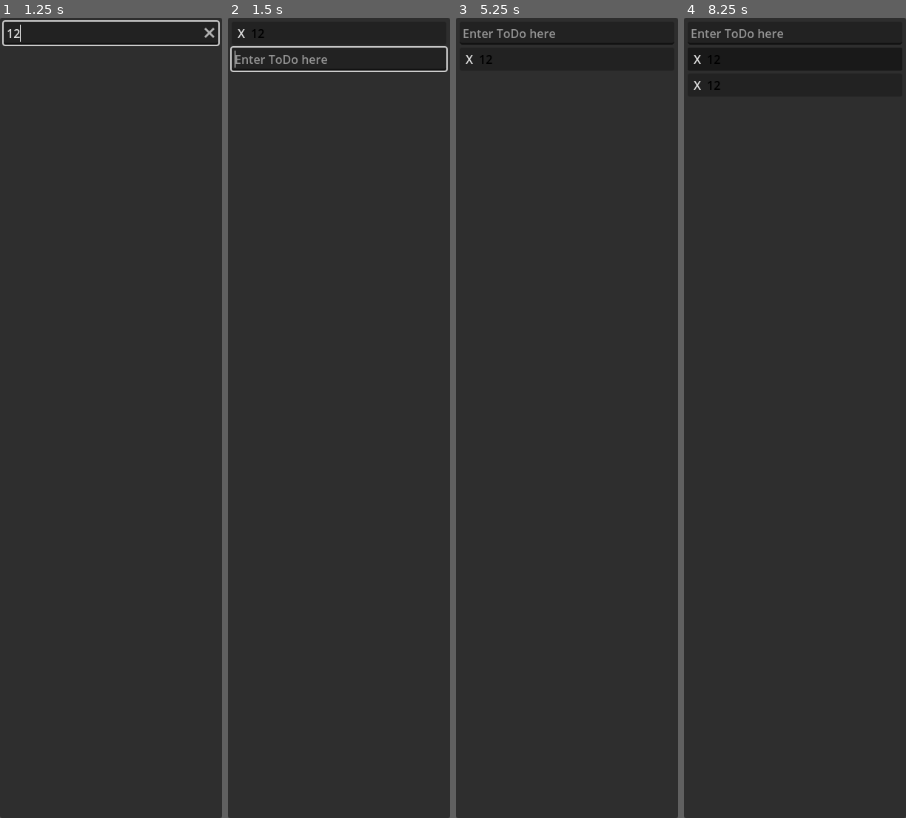
Above: before the commit, frames 1-4 (left to right).
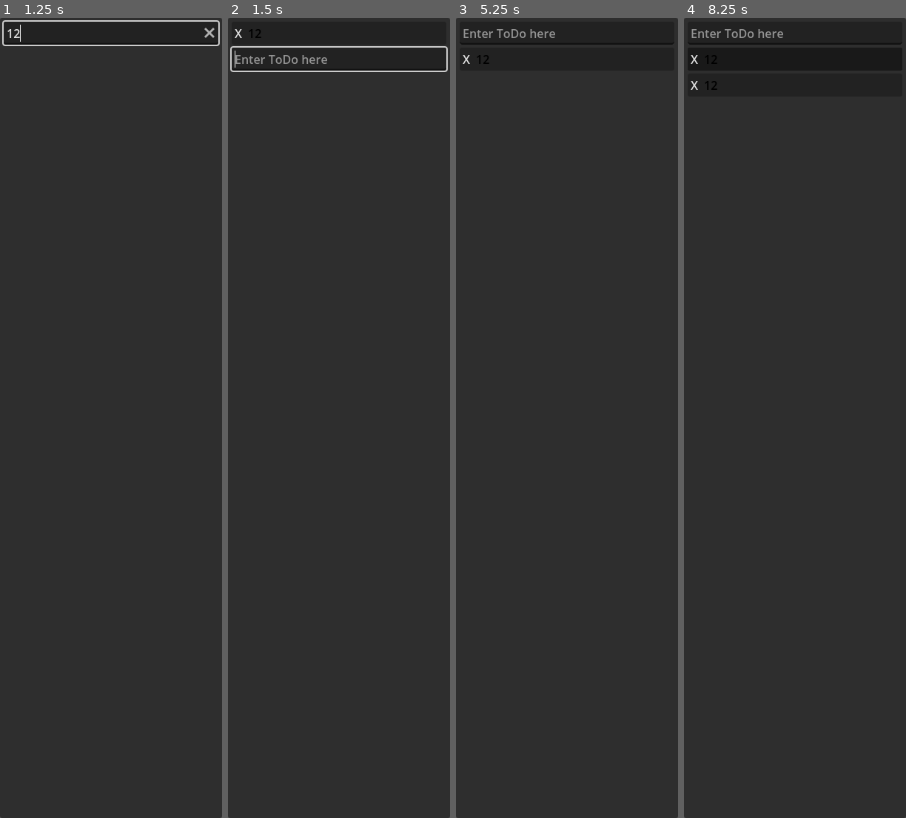
Above: after the commit, the same moments.

Repository: Kjarrigan/GoDo
Game: Godot game, scene res://GoDo.tscn
Same seed, same stepped clock (60 frames per second), same inputs: the game is played once before the commit and once after it.
Inputs (mouse positions are in pixels of both pictures, inside the frame that each line leads up to):
- Up to frame 1 (1.25 s): click (111, 34) at 0.52 s; type "12" at 0.6 s
- Up to frame 2 (1.5 s): tap Enter (add_same_level) at 1.25 s; move the mouse to (387, 378) at 1.27 s; hold Enter (add_same_level) from 1.28 s (still down); click (387, 378) at 1.42 s
- Up to frame 3 (5.25 s): release Enter (add_same_level) at 2 s; click "X" at 2 s; tap Space at 2.75, 5 s; move the mouse to (522, 458) at 2.77 s; right-click (522, 458) at 2.85 s; click (522, 458) at 2.92 s; tap Enter (add_same_level) at 3.5, 5.1 s; move the mouse to (589, 242) at 3.52 s; press the mouse at (589, 242) at 3.53 s; release the mouse at (589, 242) at 4.25 s; click (567, 58) at 4.27 s; type "12" at 4.35 s; move the mouse to (555, 578) at 5.02 s; click (555, 578) at 5.17 s
- Up to frame 4 (8.25 s): tap Enter (add_same_level) at 5.75 s; move the mouse to (795, 58) at 5.77 s; hold Right mouse button (deselect) 5.78-6.5 s; click (795, 58) at 5.92 s; click (795, 82) at 6.52 s; type "12" at 6.6 s; tap Space at 7.25 s; move the mouse to (728, 298) at 7.27 s; click (728, 298) at 7.35 s; move the mouse to (806, 418) at 8.02 s; hold Enter (add_same_level) from 8.03 s (still down); click (806, 418) at 8.17 s

Frame 1 is identical in both runs. In frame 2, less than 0.1% of the frame differs, in the area x 2-17%, y 1-3%; in frame 3, less than 0.1%; in frame 4, 0.1%, in the area x 2-17%, y 4-9%.

Commit message:
Properly handle nested tasks

Diff:
--- a/entry.gd
+++ b/entry.gd
@@ -3,20 +3,14 @@
 
 const INDENT_WIDTH = 25
 @export var text = ""
-@export var layer = 0
 var selected = false
 
-@onready var margin_left = $Item/MarginLeft
 @onready var label = $Item/Label
 @onready var bg = get_theme_stylebox("panel").duplicate()
 
 func _ready():
-	indent()
 	label.text = text
 	Globals.item_selected.connect(unselect)
-
-func indent():
-	margin_left.add_theme_constant_override("margin_left", INDENT_WIDTH * layer)
 
 func _on_mouse_entered():
 	if selected:
--- a/entry.tscn
+++ b/entry.tscn
@@ -11,13 +11,11 @@
 grow_vertical = 2
 size_flags_horizontal = 3
 script = ExtResource("1_7tx4x")
+metadata/subgroup = NodePath("")
 
 [node name="Item" type="HBoxContainer" parent="."]
 layout_mode = 2
 size_flags_horizontal = 3
-
-[node name="MarginLeft" type="MarginContainer" parent="Item"]
-layout_mode = 2
 
 [node name="Finish" type="Button" parent="Item"]
 layout_mode = 2
--- a/globals.gd
+++ b/globals.gd
@@ -3,6 +3,7 @@
 signal item_selected(item)
 var root_list
 var active_item : Entry
+const INDENT = 20
 
 @onready var input = preload("res://input.tscn")
 
@@ -10,10 +11,19 @@
 	item_selected.connect(func(item): active_item = item)
 
 func _unhandled_input(event):
-	# TODO, formatting of subgroups is currently broken
 	if event.is_action_pressed("add_below"):
 		if active_item:
-			new_input(active_item)
+			if active_item.get_meta("subgroup"):
+				new_input(active_item.get_meta("subgroup"))
+			else:
+				var group = MarginContainer.new()
+				group.add_theme_constant_override("margin_left", INDENT)
+				var sub_list = VBoxContainer.new()
+				group.add_child(sub_list)
+
+				active_item.set_meta("subgroup", sub_list)
+				active_item.add_sibling(group)
+				new_input(sub_list)
 		else:
 			new_input(root_list)
 		return
--- a/input.gd
+++ b/input.gd
@@ -5,6 +5,5 @@
 func _on_text_submitted(new_text):
 	var item = entry.instantiate()
 	item.text = new_text
-	item.layer = 0
 	get_meta("parent").add_child(item)
 	queue_free()
